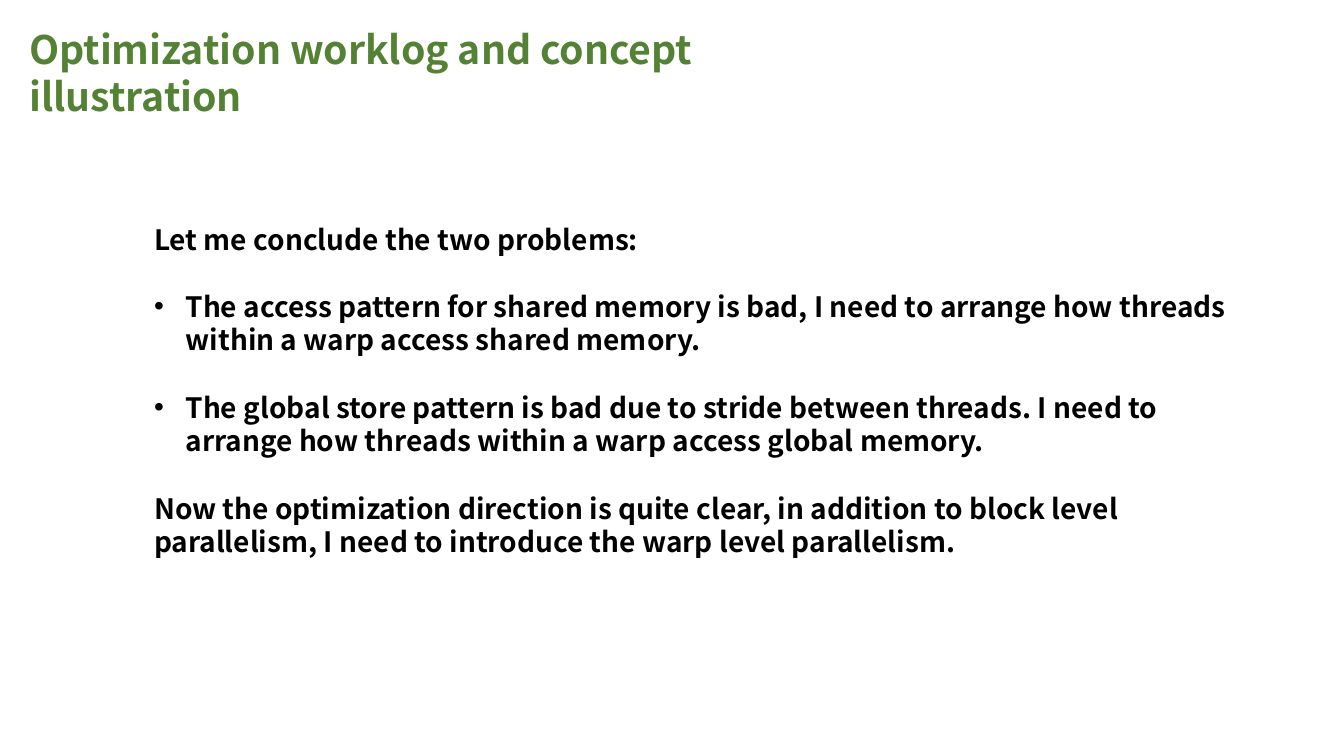
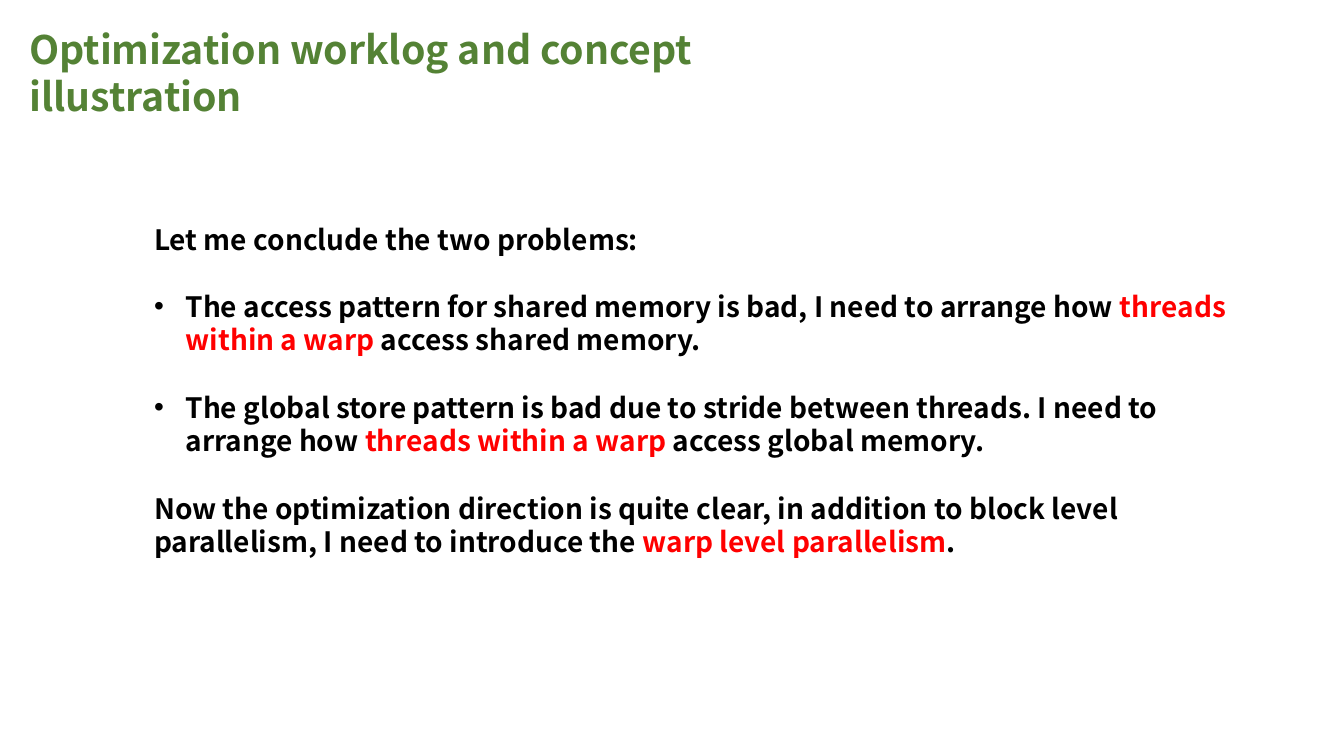
Before and after one commit to InhabitancyCocoon/feather_gemm, a slide deck: slide 37 of docs/presentation.pptx (slide 36 before the commit). Drawn at 1344x756 pixels with LibreOffice and Linux fonts; fonts in the diff are those of the drawing. Boxes give left, top, right and bottom in pixels: in the first picture for what was removed or moved away, otherwise in the second. Text is boxed around its words. In the diff, an @@ line names an element or a change of style, - is before the commit and + after.

```diff
--- a/docs/presentation.pptx
+++ b/docs/presentation.pptx
@@ text at <box>154,294,1226,558</box>: text colour #000000 to #FF0000 in "threads within a warp", "threads within a warp", "warp level parallelism." @@
```
Also in this commit, not shown: 17 other slides changed, 3 slides added, 2 other files.
